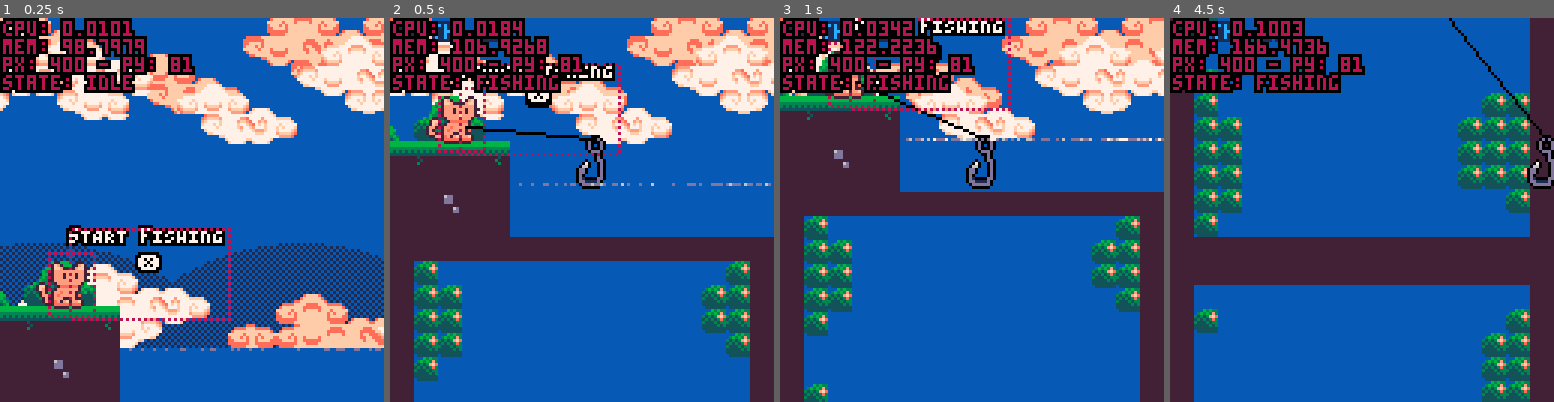
Above: before the commit, frames 1-4 (left to right).
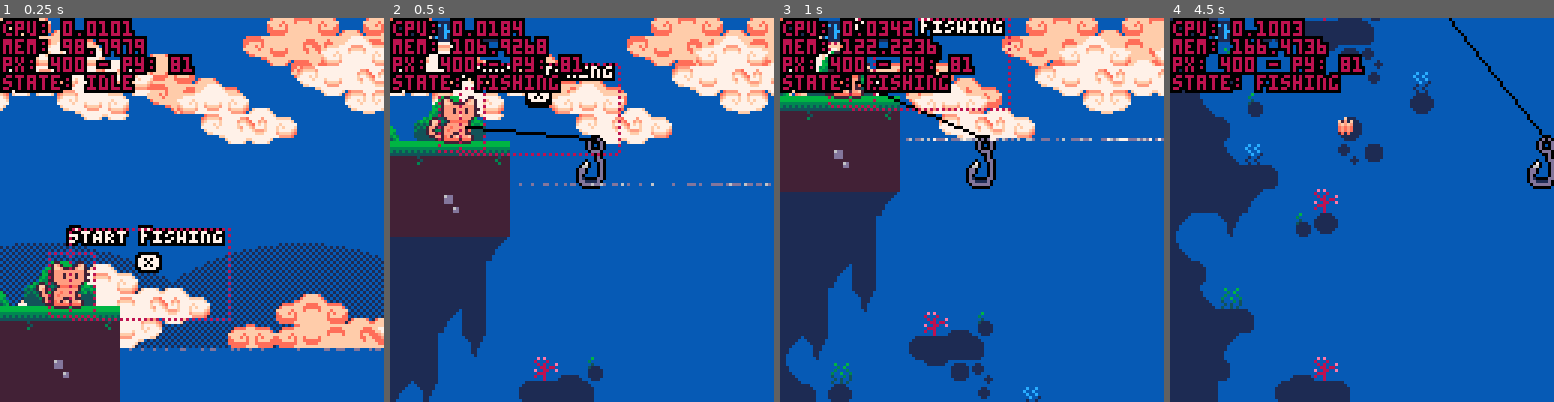
Above: after the commit, the same moments.

Repository: alexhlocke/AlexKotaFirstCart
Game: PICO-8 cartridge main_cart.p8
Two runs of this game, one before a commit and one after it. Both use one fixed random seed, a clock stepped at 60 frames per second and the inputs below.
Inputs:
- Up to frame 1 (0.25 s): no input
- Up to frame 2 (0.5 s): tap X (X key) at 0.33 s
- Up to frame 3 (1 s): tap O (Z key) at 0.7 s
- Up to frame 4 (4.5 s): tap X (X key) at 1.07, 1.85, 2.97, 4.08 s; hold Right 1.6-2.1 s; tap O (Z key) every 0.4 s from 1.7 to 4.1 s; hold Up 2.15-2.42 s; hold Right 2.47-3.03 s; hold Left 3.08-3.58 s; hold Down 3.63-3.97 s; hold Right from 4.02 s (still down)

Frame 1 is identical in both runs. In frame 2, 19% of the frame differs, in the area x 0-100%, y 57-100%; in frame 3, 22%; in frame 4, 40%, in the area x 0-100%, y 0-100%.

Commit message:
Updated main_cart sprites

Diff:
--- a/main_cart.p8
+++ b/main_cart.p8
@@ -1160,37 +1160,37 @@
 0000000000000000000000000000000000000000000000000000000000000000000000000000000000000000000000000000000000000000000000000000000000000000000000000000000000000000808080000000000000000000000000000000000000000000000000000000000000000000000000000000000000000001
 0000000000000000000000000000000000000000000000000000000000000000000000000000000000000000000000000000000000000000000000000000000000000000000000000000000000000000000000000000000000000000000000000000000000000000000000000000000000000000000000000000000000000000
 __map__
-000046490000000000000000000000000000000000000000000000000000000000000000000000000000000000000000000000000000000000000000000000004343434343434343434343434343434340404040404040404040404040404040404040404040404040404040404040400000004c00000000000000000000004c
-000065550000000000000000000000000000000000000000000000000000000000000000000000000000000000000000000000000000000000000000000000004300000000000000000000000000004340000000000000000000000000000040400000000000000000000000000000405e4c5c6d5e4c00000000000000005c6d
-0000654a4900000000000000000000000000000000000000000000000000000000000000000000000000000000000000000000000000000000000000000000004370000000000000000000000000704340000000000000000000000000000040400000000000000000000000000000404f5d6d5d4e4f5e00004c0000006c5d4e
-000065676900000000000000000000000000000000000000000000000000000000000000000000000000000000000000000000000000000000000000000000004300000000000000000000000070704340000000000000000000000000000040400000000000000000000000000000406e4d4d6c5d5e4d005c5d5e4c00004d6c
-00464748474900000000000000000000000000000000000000000000000000000000004647474900000000000000000000000000000000000000000000000000430000000000000000000000007070434000000000000000000000000000004040000000000000000000000000000040000000004d4d0000006c4e4f5e000000
-00665757575946474900000000000000000000000000000000000000000000000000005657585900000000000000000000000000000000000000000000000000430000000000000000000000007070434000000000000000000000000000004040000000000000000000000000000040000000000000000000004d4d00000000
-0056575857696558550000000000000000000000000046490000000000000000000000566757590000000000000000000000000000000000000000000000000043700000000000000000000000707043400000000000000000000000000000404000000000000000000000000000004000000000000000000000000000000000
-00566858574a656455000000000000000000000000464748474946484900000000004647485a690000000000000000000000000000000000000000000000000043700000000000000000000000007043400000000000000000000000000000404000000000000000000000000000004000000000000000004c00000000000000
-0056574757644a484749000000000000000000000056575868655567690000000000565768574a47484849000000000000000000000000000000000000000000437000000000000000000000000000434000000000000000000000000000004040000000000000000000000000000040000000000000005c6d5e4c4c00000000
-006657685765575757590000000000000000000000565747574a474848490000000056575857575757685900000000000000000000000000000000000000000043700000000000000000000000000043400000000000000000000000000000404000000000000000000000000000004000000000005c5e5c5d6d4e4f5e000000
-00565757576568584559000000606162000000000056575857455758575960616200565758574557585759000000000000606162000000000000000000000000437000000000000000000000000000434000000000000000000000000000004040000000000000000000000000000040000000005c5d6e006c5d6e4d00000000
-5266686467656467446900505270717252606250516668476744644867697071725266674857446448676900500060616270717200000000000000000000000043700000000000000000000000707043400000000000000000000000000000404000000000000000000000000000004000000000004d0000004d000000000000
-4140404142424240424140404140404041404040424040404040414240404041404240404041404041404040404042404041404042000000000000000000000043700000000000000000000000707043400000000000000000000000000000404000000000000000000000000000004000000000000000000000000000000000
-4343434343434343434354434343434343434343434354434343434343434343434343434343434343544343434343434343434343000000000000000000000043000000000000000000000000007043400000000000000000000000000000404000000000000000000000000000004000000000000000000000000000000000
-4343434343434343434343434343435343434343434343434343434354434343434343434343434343434343544343434343534343000000000000000000000043000000000000000000000000007043400000000000000000000000000000404000000000000000000000000000004000000000000000000000000000000000
-4343534343434343434343544343434343434343434343435343434343434343434343434343435443434343434343544343434343000000000000000000000043434343434343434343434343434343404040404040404040404040404040404040404040404040404040404040404000000000000000000000000000000000
-7474747474747474747474747474747457575757575757575757575757575757575757575757575757575757575757574343434343434343434343434343434357575757575757575757575757575757575757575757575757575757575757575757575757575757575757575757575757575757575757575757575757575757
-7400000000000000000000000000007457000000000000000000000000000057000000000000000000000000000000574370000000000000000000000000704357000000000000000000000000000057000000000000000000000000000000575700000000000000000000000000005700000000000000000000000098000057
-74000000000000000000000000000074570000000000000000000000000000005700000000000000000000000000005743707000000000000000000000707043570000000000000000000000000000005700000000000000000000000000005757000000000000009b0000000000000057a8a900000000000000000000000057
-74000000000000000000000000000074570000000000000000000000000000570000000000000000000000000000005743707000000000000000000000707043570000000000000000000000000000570000000000000000000000000000005757990000000000000000008b0000005700000000000000000000000000008b57
-740000000000000000000000000000745700000000000000000000000000000057000000000000000000000000000057437070000000000000000000000070435700000000000000000000000000000057000000000000000000000000000057570000000000000000000000000000005700000000000000008b000000000057
-740000000000000000000000000000745700000016160016001600001616001616160000000000000000000000000057437000000000000000000000000000435700000000000000000000000000005700000000000000000000000000000057570000008b000000000000000000005700000000000000000000000000000057
-740000000000000000000000000000745700001600000016001600160016001600160000000000000000000000000057430000000000000000000000000000435700000000000000000000000000000057000000000000000000000000000057570000000000000000000000008b00005700000000009a00008a000000000057
-7400000000000000000000000000007457000016161600161616001600160016161600000000000000000000000000574300000000000000000000000000004357000000000000000000000000000057000000000000000000000000000000575700000000000000a8a900000000005700000000000000000000000000000057
-7400000000000000000000000000007457000000001600160016001600160016570000000000000000000000000000574370000000000000000000000000004357000000000000000000000000000000570000000000000000000000000000575700000000000000000000000000000057009b00000000000000000000008857
-74000000000000000000000000000074570000161600001600160016160000160000000000000000000000000000005743700000000000000000000000707043570000000000000000000000000000570000000000000000000000000000005757000000009a0000000000000000005700000000000000009a00009800000057
-740000000000000000000000000000745700000000000000000000000000000057000000000000000000000000000057437070000000000000000000707070435700000000000000000000000000000f5700000000000000000000000000005757000000000000000000009a0000000057000000000000000000000000000057
-74000000000000000000000000000074570000000000000000000000000000570000000000000000000000000000005743707000000000000000000070707043570000090000000d0e000a0b00000f1f00000000000000000000000000000057570000000000000000000000000000570000000000008b000000000000000057
-74000000000000000000000000000074570000000000000000000000000000005700000000000000000000000000005743707000000000000000000070707043570000190607001d1e001a1b000c1f0f57000000000000000000000000000057578800000000000000008b000000000057000000000000000000000000000057
-740000000000000000000000000000745700000000000000000000000000005700000000000000000000000000000057437070000000000000000000000070432424242424242424242424242424242400000000000000000000000000000057570000000000990000000000000000570000000000000000000000009b000057
-7400000000000000000000000000007457000000000000000000000000000000570000000000000000000000000000574370000000000000000000000000004324242424242424242424242424242424570000000000000000000000000000575700000000000000000000008700000057000000008800000000000000000057
-7474747474747474747474747474747457575757575757575757575757575757575757575757575757575757575757574343434343434343434343434343434323232323232323232323232323232323575757575757575757575757575757575757575757575757575757575757575757575757575757575757575757575757
-
-
+000046490000000000000000000000000000000000000000000000000000000000000000000000000000000000000000000000000000000000000000000000007d7e5b5b5b5b5b5b5b5b5b5b5b5b5b5b40404040404040404040404040404040404040404040404040404040404040400000004c00000000000000000000004c
+000065550000000000000000000000000000000000000000000000000000000000000000000000000000000000000000000000000000000000000000000000007d4b765b5b5b5b5b5b5b5b5b5b5b5b5b40000000000000000000000000000040400000000000000000000000000000405e4c5c6d5e4c00000000000000005c6d
+0000654a4900000000000000000000000000000000000000000000000000000000000000000000000000000000000000000000000000000000000000000000007d7d7d7e5b5b5b5b5b5b5b5b5b5b5b5b40000000000000000000000000000040400000000000000000000000000000404f5d6d5d4e4f5e00004c0000006c5d4e
+000065676900000000000000000000000000000000000000000000000000000000000000000000000000000000000000000000000000000000000000000000007d7d6f5b5b5b5b5b5b5b5b5b5b5b5b5b40000000000000000000000000000040400000000000000000000000000000406e4d4d6c5d5e4d005c5d5e4c00004d6c
+004647484749000000000000000000000000000000000000000000000000000000000046474749000000000000000000000000000000000000000000000000007d7d7e5b5b6b635b5b5b5b5b5b5b5b5b4000000000000000000000000000004040000000000000000000000000000040000000004d4d0000006c4e4f5e000000
+006657575759464749000000000000000000000000000000000000000000000000000056575859000000000000000000000000000000000000000000000000007d7d5b5b7c7d7d7e5b5b5b5b5b5b5b5b4000000000000000000000000000004040000000000000000000000000000040000000000000000000004d4d00000000
+005657585769655855000000000000000000000000004649000000000000000000000056675759000000000000000000000000000000000000000000000000007d7d5b5b747d6f5b5b5b5b5b5b5b5b5b400000000000000000000000000000404000000000000000000000000000004000000000000000000000000000000000
+00566858574a656455000000000000000000000000464748474946484900000000004647485a69000000000000000000000000000000000000000000000000007d6f5b5b5b5f5b5b5b5b5b5b5b5b5b5b400000000000000000000000000000404000000000000000000000000000004000000000000000004c00000000000000
+0056574757644a484749000000000000000000000056575868655567690000000000565768574a474848490000000000000000000000000000000000000000007d5b5b765b5b5b5b775b755b5b5b5b5b4000000000000000000000000000004040000000000000000000000000000040000000000000005c6d5e4c4c00000000
+006657685765575757590000000000000000000000565747574a47484849000000005657585757575768590000000000000000000000000000000000000000007d4b5b735b5b5b5b5b7c7d7e5b5b5b5b400000000000000000000000000000404000000000000000000000000000004000000000005c5e5c5d6d4e4f5e000000
+005657575765685845590000006061620000000000565758574557585759606162005657585745575857590000000000006061620000000000000000000000007d7d5b5b78795b5b5b5b5f5b5b5b5b5b4000000000000000000000000000004040000000000000000000000000000040000000005c5d6e006c5d6e4d00000000
+526668646765646744690050527071725260625051666847674464486769707172526667485744644867690050006061627071720000000000000000000000007d7d5b5b5b5b5b5b5b5b5b5b5b5b5b5b400000000000000000000000000000404000000000000000000000000000004000000000004d0000004d000000000000
+414040414242424042414040414040404140404042404040404041424040404140424040404140404140404040404240404140404200000000000000000000007d7d765b5b5b5b5b5b5b5b5b5b5b5b5b400000000000000000000000000000404000000000000000000000000000004000000000000000000000000000000000
+434343434343434343435443434343434343434343435443434343434343434343434343434343434354434343434343434343434300000000000000000000007d7d7d4b5b5b5b5b5b745b5b635b5b5b400000000000000000000000000000404000000000000000000000000000004000000000000000000000000000000000
+434343434343434343434343434343534343434343434343434343435443434343434343434343434343434354434343434353434300000000000000000000007d7d6f75795b5b5b5b5b7c7d7d7e5b5b400000000000000000000000000000404000000000000000000000000000004000000000000000000000000000000000
+434353434343434343434354434343434343434343434343534343434343434343434343434343544343434343434354434343434300000000000000000000007d7d7d7d7e5b5b5b5b5b5b5f5b5b775b404040404040404040404040404040404040404040404040404040404040404000000000000000000000000000000000
+7474747474747474747474747474747457575757575757575757575757575757575757575757575757575757575757577d7d7d7d6f5b5b5b5b5b5b5b5b5b5b5b57575757575757575757575757575757575757575757575757575757575757575757575757575757575757575757575757575757575757575757575757575757
+7400000000000000000000000000007457000000000000000000000000000057000000000000000000000000000000577d7d7d7d5b5b5b5b5b5b5b5b5b5b5b5b57000000000000000000000000000057000000000000000000000000000000575700000000000000000000000000005700000000000000000000000098000057
+7400000000000000000000000000007457000000000000000000000000000000570000000000000000000000000000577d7d7d7d5b5b5b5b5b5b5b5b5b5b5b5b570000000000000000000000000000005700000000000000000000000000005757000000000000009b0000000000000057a8a900000000000000000000000057
+7400000000000000000000000000007457000000000000000000000000000057000000000000000000000000000000577d7d6f7d5b5b5b5b5b5b5b5b5b5b5b5b570000000000000000000000000000570000000000000000000000000000005757990000000000000000008b0000005700000000000000000000000000008b57
+7400000000000000000000000000007457000000000000000000000000000000570000000000000000000000000000577d7d5b5f5b5b5b5b5b5b5b5b5b5b5b5b5700000000000000000000000000000057000000000000000000000000000057570000000000000000000000000000005700000000000000008b000000000057
+7400000000000000000000000000007457000000161600160016000016160016161600000000000000000000000000577d7d5b5b5b5b636b745b5b5b5b5b5b5b5700000000000000000000000000005700000000000000000000000000000057570000008b000000000000000000005700000000000000000000000000000057
+7400000000000000000000000000007457000016000000160016001600160016001600000000000000000000000000576f5f5b5b5b7c7d7d7e5b5b5b5b5b5b5b5700000000000000000000000000000057000000000000000000000000000057570000000000000000000000008b00005700000000009a00008a000000000057
+7400000000000000000000000000007457000016161600161616001600160016161600000000000000000000000000574b5b765b5b5b7b78795b5b5b5b5b5b5b57000000000000000000000000000057000000000000000000000000000000575700000000000000a8a900000000005700000000000000000000000000000057
+7400000000000000000000000000007457000000001600160016001600160016570000000000000000000000000000577d7e735b5b5b5b5b7a5b755b5b5b5b5b57000000000000000000000000000000570000000000000000000000000000575700000000000000000000000000000057009b00000000000000000000008857
+7400000000000000000000000000007457000016160000160016001616000016000000000000000000000000000000577d4b5b745b5b5b5b5b5b735b5b5b5b5b570000000000000000000000000000570000000000000000000000000000005757000000009a0000000000000000005700000000000000009a00009800000057
+7400000000000000000000000000007457000000000000000000000000000000570000000000000000000000000000577d7d7e5b5b5b5b775b5b5b5b5b5b5b5b5700000000000000000000000000000f5700000000000000000000000000005757000000000000000000009a0000000057000000000000000000000000000057
+7400000000000000000000000000007457000000000000000000000000000057000000000000000000000000000000577d7d4b755b5b5b79785b5b5b5b5b5b5b570000090000000d0e000a0b00000f1f00000000000000000000000000000057570000000000000000000000000000570000000000008b000000000000000057
+7400000000000000000000000000007457000000000000000000000000000000570000000000000000000000000000577d7d7d7d7e5b5b5b5b5b5b5b5b5b5b5b570000190607001d1e001a1b000c1f0f57000000000000000000000000000057578800000000000000008b000000000057000000000000000000000000000057
+7400000000000000000000000000007457000000000000000000000000000057000000000000000000000000000000577d7d7d6f5b5b635b5b5b5b5b5b5b5b5b2424242424242424242424242424242400000000000000000000000000000057570000000000990000000000000000570000000000000000000000009b000057
+7400000000000000000000000000007457000000000000000000000000000000570000000000000000000000000000576f5b5f5b5b74735b5b5b5b5b5b5b5b5b24242424242424242424242424242424570000000000000000000000000000575700000000000000000000008700000057000000008800000000000000000057
+7474747474747474747474747474747457575757575757575757575757575757575757575757575757575757575757574b5b5b5b5b5b5b5b5b5b5b5b5b5b5b5b23232323232323232323232323232323575757575757575757575757575757575757575757575757575757575757575757575757575757575757575757575757
+
+
Not shown, changed: 63 lines of the sprite sheet (__gfx__) section of main_cart.p8
